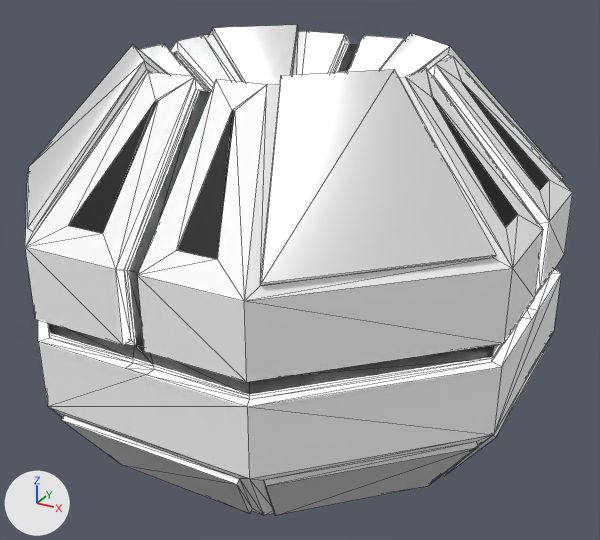
An edit to the glTF model 2-Units/Structures/329-Coheser.glb, drawn before and after from the same camera.
Both versions are drawn from a 50 mm camera at (7.74, -13.71, 6.52) aimed at (0.22, -0.04, -0.32). Every picture has the same lights, and +X, +Y and +Z are marked at lower left. The older version comes first. Mesh edges are drawn as thin lines. Vertices at exactly the same position are counted once.
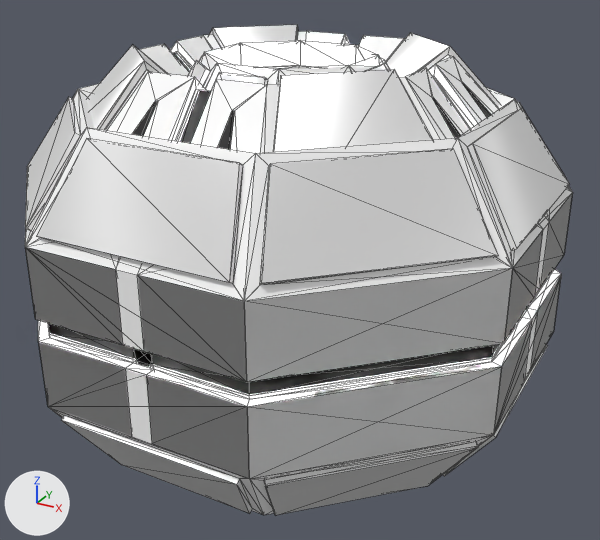
Where the change shows, as pixel boxes (x1, y1, x2, y2) in the pictures (600 x 540 px):
part 1 of me_cube_005, added
    after: (25, 40, 573, 479)

What changed in the scene script:
```text
Change me_cube_005:
    used by ob_cube_004; location = (0.0, 0.0, 0.0)
    remove me_cube_005.from_pydata(...)  # 448 vertices, 892 faces; spans x -5.0..5.0, y -5.0..5.0, z -4.0..4.14
    add me_cube_005.from_pydata(...)  # 880 vertices, 1784 faces; spans x -5.0..5.0, y -5.0..5.0, z -4.14..4.14
    me_cube_005 part 1: 432 vertices added at x -5.0..5.0, y -5.0..5.0, z -4.14..4.0
```
